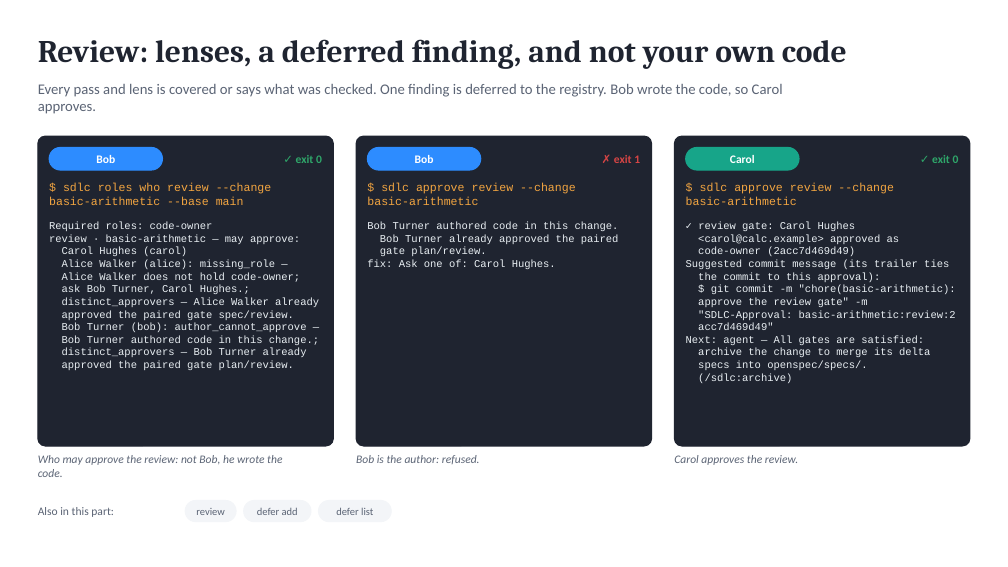
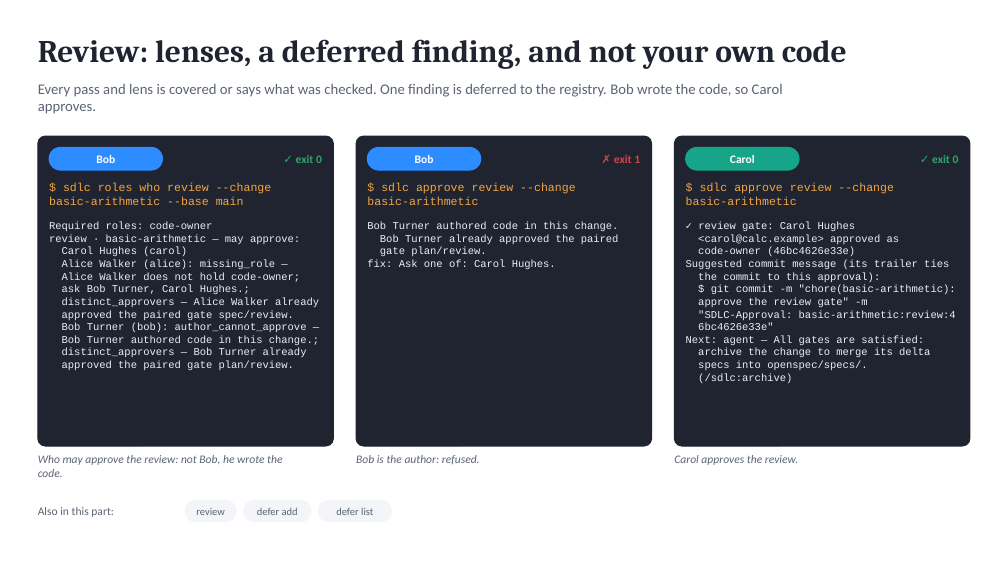
Before and after one commit to marin-ai-tech/sdlc, a slide deck: slide 12 of docs/demo/sdlc-calculator-demo.en.pptx. Drawn at 1008x567 pixels with LibreOffice and Linux fonts; fonts in the diff are those of the drawing. Boxes give left, top, right and bottom in pixels: in the first picture for what was removed or moved away, otherwise in the second. Text is boxed around its words. In the diff, an @@ line names an element or a change of style, - is before the commit and + after.

```diff
--- a/docs/demo/sdlc-calculator-demo.en.pptx
+++ b/docs/demo/sdlc-calculator-demo.en.pptx
@@ text at [698,247,855,256]: text changed @@
-code-owner (2acc7d469d49)
+code-owner (46bc4626e33e)
@@ text at [698,310,956,330]: text changed @@
-"SDLC-Approval: basic-arithmetic:review:2
-acc7d469d49"
+"SDLC-Approval: basic-arithmetic:review:4
+6bc4626e33e"
```
Also in this commit, not shown: 7 other slides changed, 31 other files.
